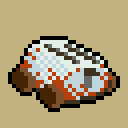
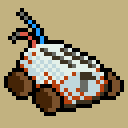
Layers edited between the first and the second 128×128 image:
added layer "right wheels - outline" above "right wheels" over [4, 68, 64, 116]
moved "right wheels" above "wires - outline", painted on it over [8, 68, 64, 112]
added layer "wires - outline" above "wires" over [8, 8, 48, 48]
added layer "wires" above "toaster - outline" over [12, 12, 44, 48]
renamed "outline" to "toaster - outline", painted on it over [8, 36, 120, 112]
painted on "rust" over [16, 48, 112, 104]
painted on "toaster" over [16, 40, 112, 108]
added layer "left wheels - outline" above "left wheels" over [64, 52, 124, 100]
painted on "left wheels" over [64, 52, 120, 96]
